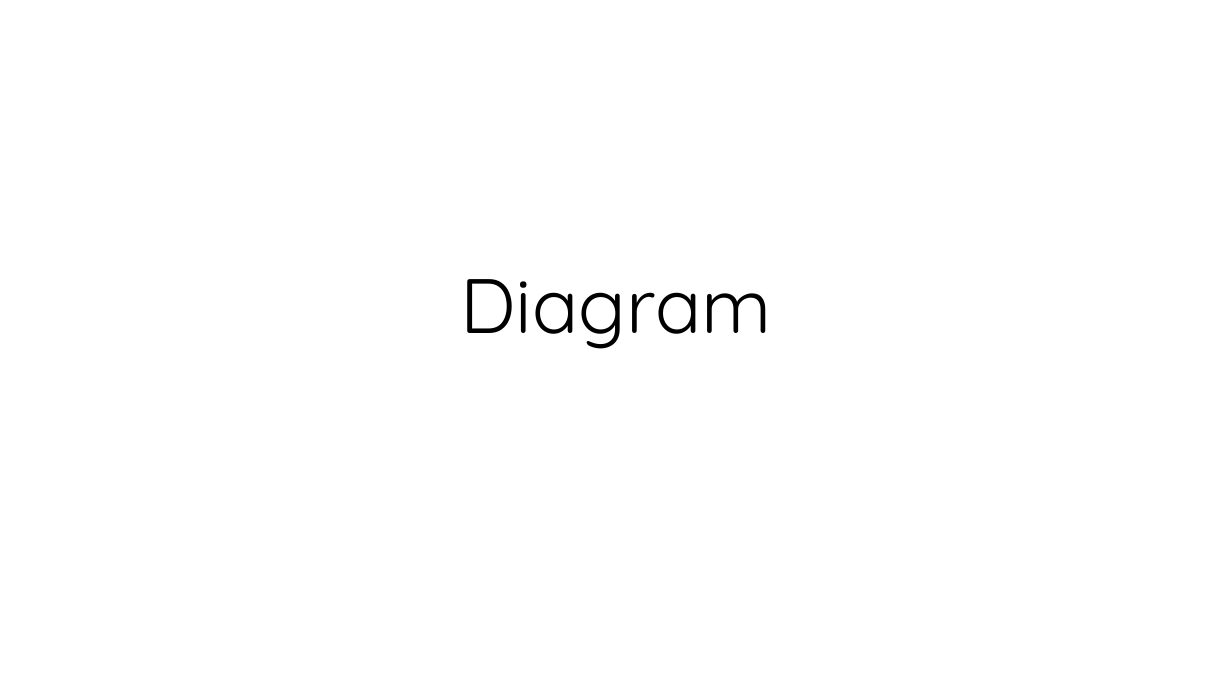
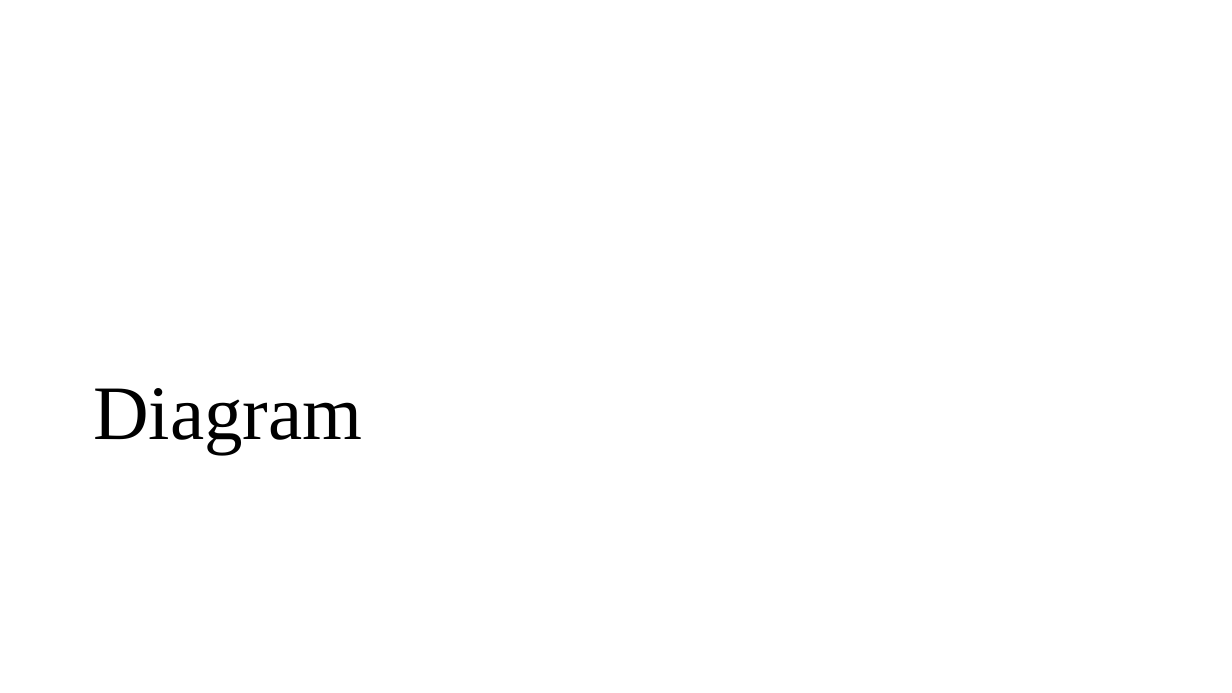
Before and after one commit to glplaman/glplaman.github.io, a slide deck: slide 1 of network/ppt/addressing.pptx. Drawn at 1232x693 pixels with LibreOffice and Linux fonts; fonts in the diff are those of the drawing. Boxes give left, top, right and bottom in pixels: in the first picture for what was removed or moved away, otherwise in the second. Text is boxed around its words. In the diff, an @@ line names an element or a change of style, - is before the commit and + after.

```diff
--- a/network/ppt/addressing.pptx
+++ b/network/ppt/addressing.pptx
@@ title "Diagram": place and size @@
-title "Diagram" at [460, 279, 771, 349]
+title "Diagram" at [93, 388, 362, 454]
@@ title "Diagram" at [93, 388, 362, 454]: font Quicksand to Times New Roman; alignment centre to left @@
```
Also in this commit, not shown: 32 other slides changed, 15 other files.
